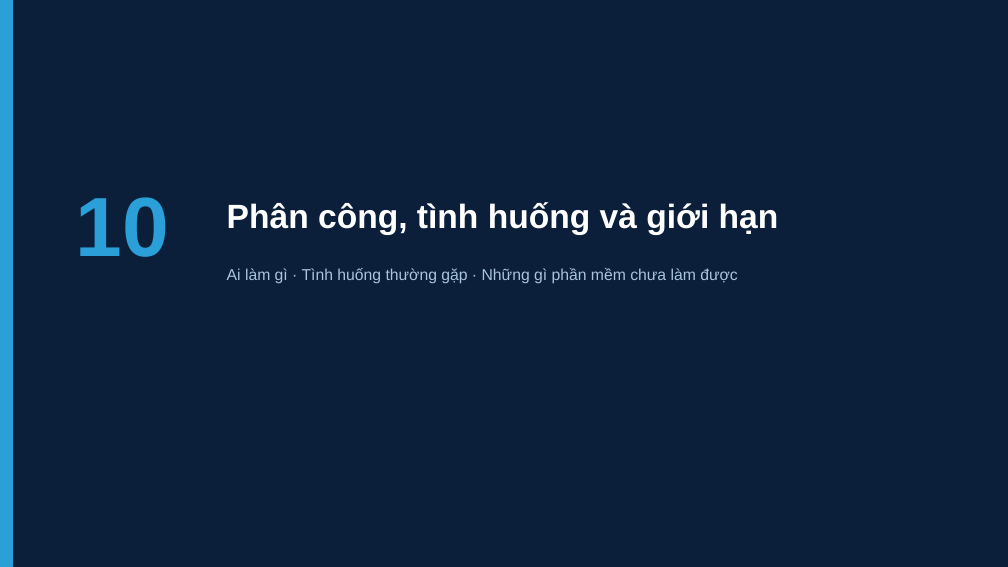
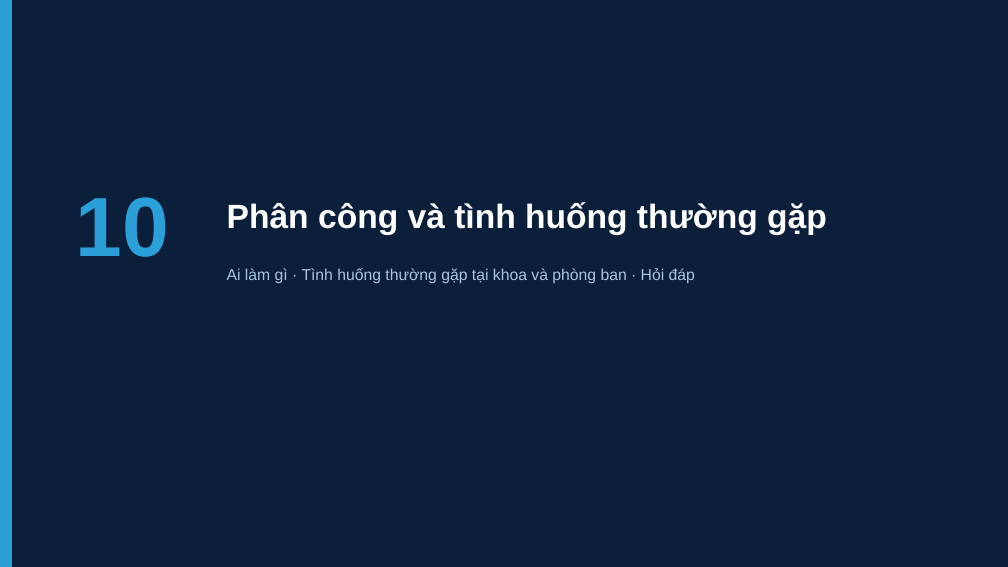
Before and after one commit to tracnn/qlbv_public, a slide deck: slide 76 of docs/dao-tao/Slide-dao-tao-Tien-giam-dinh.pptx (slide 75 before the commit). Drawn at 1008x567 pixels with LibreOffice and Linux fonts; fonts in the diff are those of the drawing. Boxes give left, top, right and bottom in pixels: in the first picture for what was removed or moved away, otherwise in the second. Text is boxed around its words. In the diff, an @@ line names an element or a change of style, - is before the commit and + after.

```diff
--- a/docs/dao-tao/Slide-dao-tao-Tien-giam-dinh.pptx
+++ b/docs/dao-tao/Slide-dao-tao-Tien-giam-dinh.pptx
@@ text at [227, 202, 827, 235]: text changed @@
-Phân công, tình huống và giới hạn
+Phân công và tình huống thường gặp
@@ text at [227, 268, 695, 284]: text changed @@
-Ai làm gì · Tình huống thường gặp · Những gì phần mềm chưa làm được
+Ai làm gì · Tình huống thường gặp tại khoa và phòng ban · Hỏi đáp
```
Also in this commit, not shown: 62 other slides changed, 1 slide added, 1 slide removed, 1 other file.
